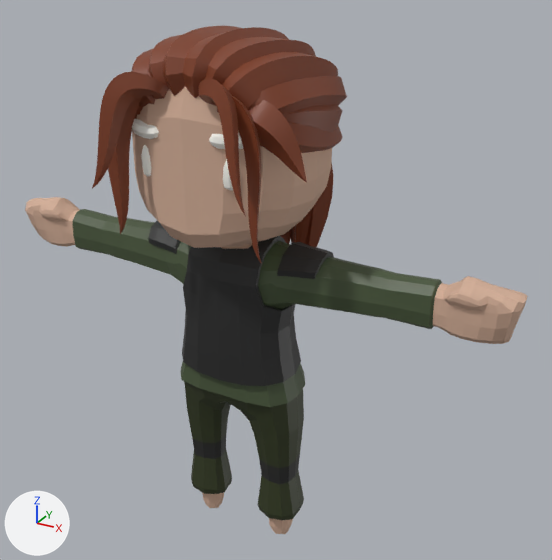
An edit to the glTF model assets/runtime/characters/soldier-female-phase2.glb, drawn before and after from the same camera.
The view is the same before and after, from a 50 mm camera at (2.17, -3.5, 3.57) aimed at (0.14, 0.2, 1.72). Every picture has the same lights, and +X, +Y and +Z are marked at lower left. The picture after the commit comes second.

Script lines for the objects in view, before the commit:
```python
mat_skin = principled_material('Skin')
mat_skin.base_color = (0.655, 0.427, 0.314)  # beige #d4af98
mat_skin.roughness = 0.82
me_cube_004 = bpy.data.meshes.new('Cube.004')
me_cube_004.from_pydata(...)  # 3599 vertices, 7066 faces; spans x -1.62..1.62, y -0.66..0.76, z -0.02..3.19
# faces by material slot: [1020, 442, 508, 304, 320, 4472]
me_cube_004.materials.append(mat_skin)  # beige #d4af98
me_cube_004.materials.append(mat_main)  # dark green #475539
me_cube_004.materials.append(mat_black)  # black #272727
me_cube_004.materials.append(mat_darkgreen)  # dark green #323a1d
me_cube_004.materials.append(mat_face)  # white #fffff8
me_cube_004.materials.append(mat_hair)  # brown #7f3d21
ob_body = bpy.data.objects.new('Body', me_cube_004)
ob_body.location = (0.0, 0.0, 0.0)
```
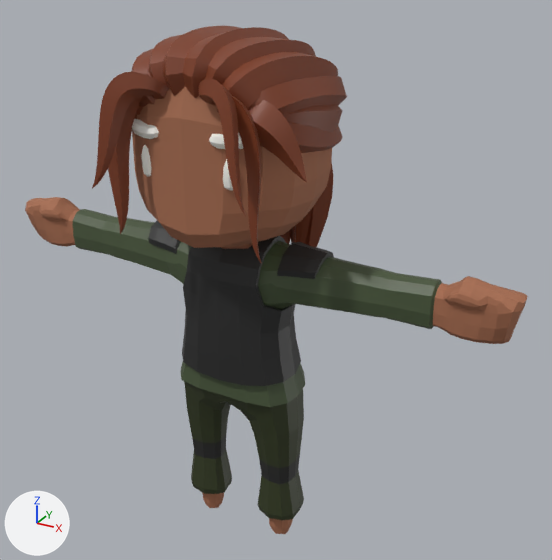
Commit message: Build verified Phase 2 human runtime assets

What the commit changed:
Material 'Skin' (mat_skin) changes colour from beige #d4af98 to brown #a76d50; in linear values from (0.655, 0.427, 0.314) to (0.386, 0.153, 0.0802).

Pixel boxes [x1, y1, x2, y2] of what changed, in the pictures (552 x 560 px):
'Body', recoloured: [25, 84, 528, 534] in both
